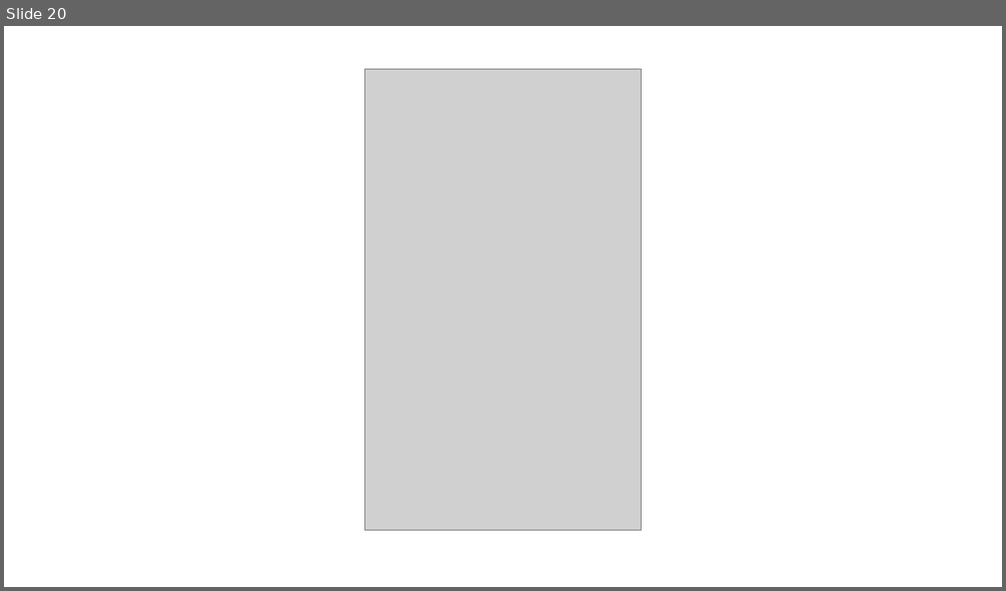
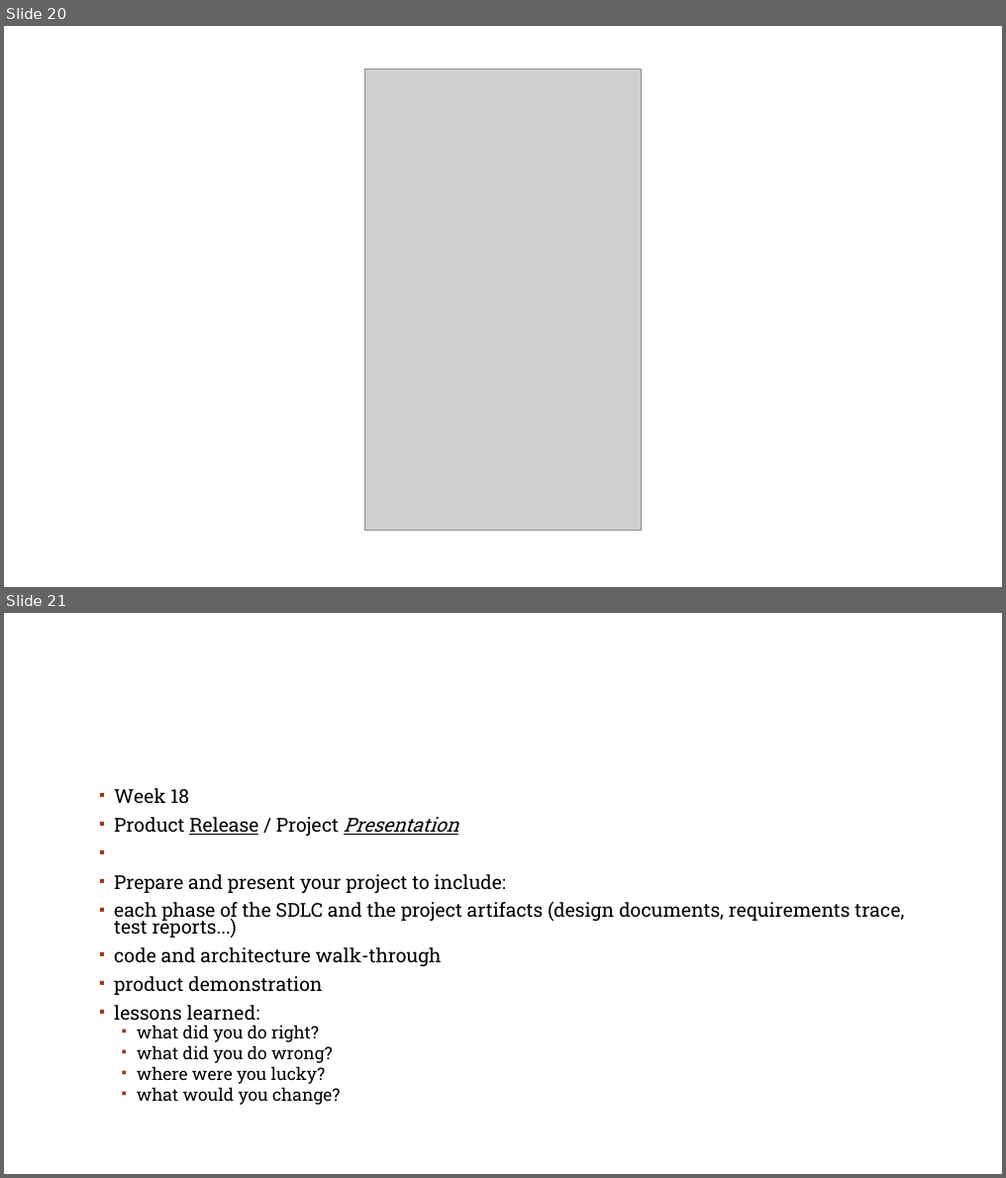
Before and after one commit to MakoJBryant/MSSA-Project, a slide deck: MSSA Project .pptx. Shown one above the other, each under a label of ours: slide 20 before the commit, slides 20 and 21 after it. The pictures are 1006x591 and 1006x1178 pixels, drawn with LibreOffice and Linux fonts; fonts in the diff are those of the drawing; grey boxes stand for pictures; background and template pictures are left out. Boxes give left, top, right and bottom in pixels: in the first picture for what was removed or moved away, otherwise in the second. Text is boxed around its words. In the diff, an @@ line names an element or a change of style, - is before the commit and + after.

```diff
--- a/MSSA Project .pptx
+++ b/MSSA Project .pptx
@@ slide 21 added at <box>4,613,1002,1174</box>, background #FFFFFF; not listed: 1 template element that a slide beside it also shows @@
@@ text added at <box>114,788,904,1105</box>, 18.5 pt, text #000000 @@
+▪ Week 18
+▪ Product Release / Project Presentation
+▪ Prepare and present your project to include:
+▪ each phase of the SDLC and the project artifacts (design documents, requirements trace, test reports...)
+▪ code and architecture walk-through
+▪ product demonstration
+▪ lessons learned:
+  ▪ what did you do right?
+  ▪ what did you do wrong?
+  ▪ where were you lucky?
+  ▪ what would you change?
```
